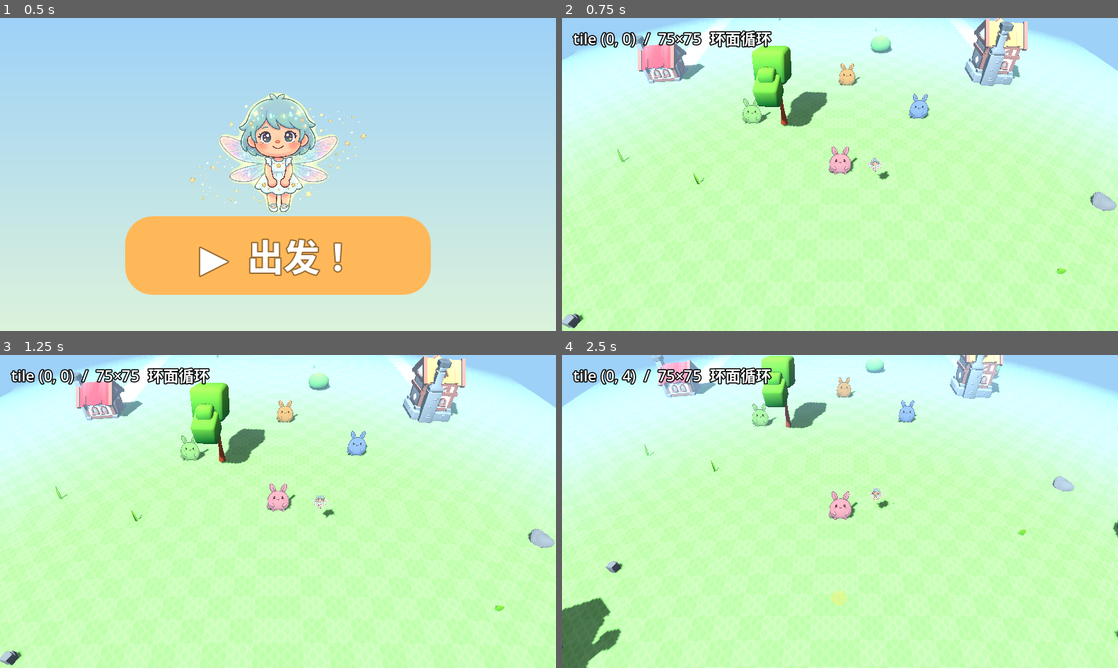
Above: before the commit, frames 1-4 (two rows, left to right).
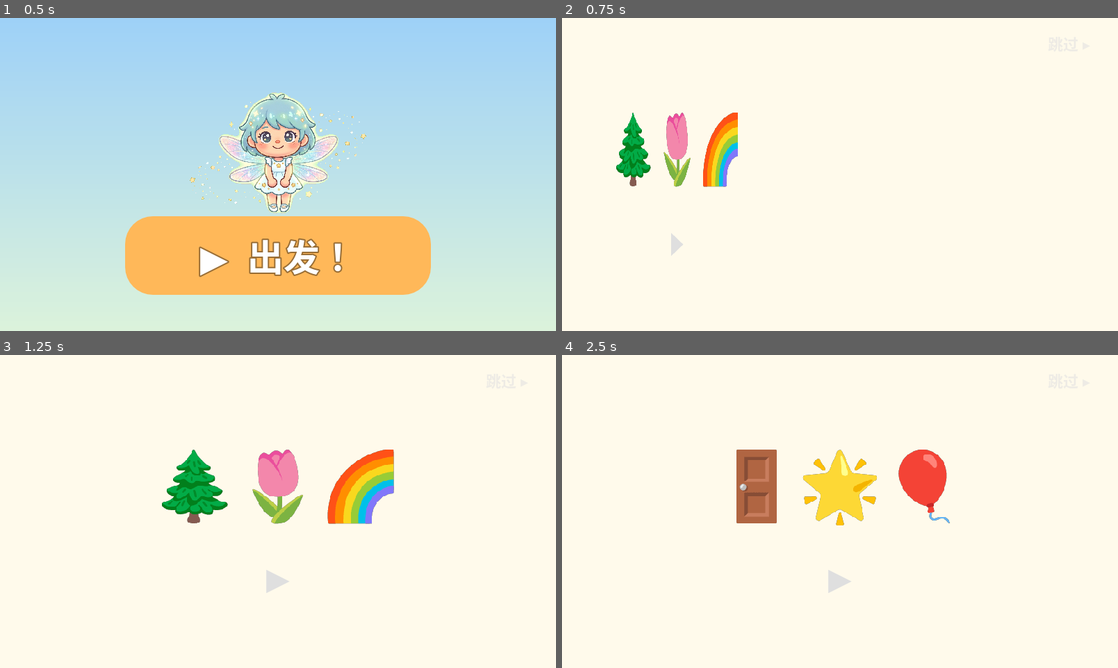
Above: after the commit, the same moments.

Repository: hoveychen/maliang
Game: Godot game, scene res://menu.tscn
The game is run twice, just before and just after one commit, with the same random seed, the same clock (stepped at 60 frames per second) and the same inputs.
Inputs (mouse positions are in pixels of both pictures, inside the frame that each line leads up to):
- Up to frame 1 (0.5 s): no input
- Up to frame 2 (0.75 s): click "▶ 出发！" at 0.5 s
- Up to frame 3 (1.25 s): no input
- Up to frame 4 (2.5 s): click (840, 580) at 1.25 s, where only the run after the commit has a clickable "▶"; click (840, 636) at 2 s, where only the run after the commit has a clickable "▶"

Frame 1 is identical in both runs. In frame 2, 99% of the frame differs, in the area x 0-100%, y 0-100%; in frame 3, 99%; in frame 4, 99%.

Commit message:
feat(onboarding): 童话书 UI 框架——声明式 PAGES 驱动(故事/问题/intro/generate 四种页型),绕书脊翻页动画,故事页旁白结束自动翻页,问题页大图标选项(颜色题用色块不依赖 emoji)+选中弹跳反馈,答案落 PlayerProfile;菜单出发改进绘本;跳过按钮;视觉测试全流程 4 断言全过

Diff:
--- /dev/null
+++ b/onboarding.tscn
@@ -0,0 +1,9 @@
+[gd_scene load_steps=2 format=3]
+
+[ext_resource type="Script" path="res://scripts/onboarding.gd" id="1"]
+
+[node name="Onboarding" type="Control"]
+anchors_preset = 15
+anchor_right = 1.0
+anchor_bottom = 1.0
+script = ExtResource("1")
--- a/scripts/menu.gd
+++ b/scripts/menu.gd
@@ -105,8 +105,7 @@
 		_fairy.offset_bottom = _fairy_base_y + 178.0 + off
 
 func _on_start() -> void:
-	# TODO(P7)：接入童话书 onboarding 后改为 res://onboarding.tscn
-	get_tree().change_scene_to_file("res://main.tscn")
+	get_tree().change_scene_to_file("res://onboarding.tscn")
 
 func _on_continue() -> void:
 	get_tree().change_scene_to_file("res://main.tscn")
--- /dev/null
+++ b/scripts/onboarding.gd
@@ -0,0 +1,271 @@
+extends Control
+## 童话书 onboarding：翻页绘本讲故事 + 图标问题 + 自我介绍 + 形象生成。
+## 面向 3 岁小朋友：不依赖文字——大图标演出 + 预制 TTS 旁白（assets/voice/onboarding/）。
+## 页面由 PAGES 声明式驱动；answers 收集到 PlayerProfile。
+## kind: story(讲故事,点击/旁白结束后翻页) | question(图标选项) | intro(ASR 自我介绍,P5)
+##       | generate(形象生成确认,P6)
+
+const VOICE_DIR := "res://assets/voice/onboarding"
+const FLIP_TIME := 0.35
+
+## 问题选项 value 直接入档案；icon 为超大演出图标（Android 需真机验 emoji 渲染，见 P8）。
+const PAGES := [
+	{ "id": "story_1", "kind": "story", "icons": "🌲🌷🌈", "voice": "ob_story_1" },
+	{ "id": "story_2", "kind": "story", "icons": "🧚🖌️✨", "voice": "ob_story_2", "fairy": true },
+	{ "id": "story_3", "kind": "story", "icons": "🚪🌟🎈", "voice": "ob_story_3" },
+	{ "id": "q_gender", "kind": "question", "field": "gender", "voice": "ob_q_gender", "options": [
+		{ "icon": "👦", "value": "boy", "voice": "ob_opt_boy" },
+		{ "icon": "👧", "value": "girl", "voice": "ob_opt_girl" },
+	] },
+	{ "id": "q_color", "kind": "question", "field": "color", "voice": "ob_q_color", "options": [
+		{ "icon": "", "value": "红色", "voice": "ob_opt_red", "color": Color(0.94, 0.35, 0.35) },
+		{ "icon": "", "value": "蓝色", "voice": "ob_opt_blue", "color": Color(0.35, 0.55, 0.94) },
+		{ "icon": "", "value": "黄色", "voice": "ob_opt_yellow", "color": Color(0.98, 0.83, 0.3) },
+		{ "icon": "", "value": "绿色", "voice": "ob_opt_green", "color": Color(0.42, 0.82, 0.45) },
+	] },
+	{ "id": "q_likes", "kind": "question", "field": "likes", "voice": "ob_q_likes", "options": [
+		{ "icon": "🐰", "value": "小兔子", "voice": "ob_opt_rabbit" },
+		{ "icon": "🐱", "value": "小猫", "voice": "ob_opt_cat" },
+		{ "icon": "🐶", "value": "小狗", "voice": "ob_opt_dog" },
+		{ "icon": "🦖", "value": "小恐龙", "voice": "ob_opt_dino" },
+	] },
+	{ "id": "q_interest", "kind": "question", "field": "interest", "voice": "ob_q_interest", "options": [
+		{ "icon": "🎨", "value": "画画", "voice": "ob_opt_draw" },
+		{ "icon": "⚽", "value": "踢球", "voice": "ob_opt_ball" },
+		{ "icon": "🎵", "value": "唱歌", "voice": "ob_opt_sing" },
+		{ "icon": "📚", "value": "听故事", "voice": "ob_opt_story" },
+	] },
+	{ "id": "intro", "kind": "intro", "voice": "ob_intro_ask" },
+	{ "id": "generate", "kind": "generate", "voice": "ob_generating" },
+]
+
+var answers: Dictionary = {}
+var page_idx := -1
+var _page: Control = null          ## 当前页容器（翻页时旧页被收走）
+var _book: PanelContainer
+var _voice: AudioStreamPlayer
+var _flipping := false
+var _story_auto_t := 0.0           ## story 页自动翻页倒计时（旁白结束后）
+
+func _ready() -> void:
+	_setup_background()
+	_setup_book()
+	_voice = AudioStreamPlayer.new()
+	add_child(_voice)
+	_setup_skip()
+	_next_page()
+
+func _setup_background() -> void:
+	var bg := TextureRect.new()
+	var grad := Gradient.new()
+	grad.colors = PackedColorArray([Color(0.55, 0.72, 0.92), Color(0.92, 0.88, 0.78)])
+	var tex := GradientTexture2D.new()
+	tex.gradient = grad
+	tex.fill_from = Vector2(0.0, 0.0)
+	tex.fill_to = Vector2(0.0, 1.0)
+	bg.texture = tex
+	bg.set_anchors_preset(Control.PRESET_FULL_RECT)
+	add_child(bg)
+
+func _setup_book() -> void:
+	_book = PanelContainer.new()
+	var style := StyleBoxFlat.new()
+	style.bg_color = Color(1.0, 0.98, 0.92) # 米色书页
+	style.set_corner_radius_all(28)
+	style.set_content_margin_all(28.0)
+	style.shadow_color = Color(0.2, 0.25, 0.3, 0.35)
+	style.shadow_size = 18
+	_book.add_theme_stylebox_override("panel", style)
+	_book.set_anchors_preset(Control.PRESET_CENTER)
+	_book.offset_left = -520.0
+	_book.offset_right = 520.0
+	_book.offset_top = -300.0
+	_book.offset_bottom = 300.0
+	add_child(_book)
+
+func _setup_skip() -> void:
+	# 家长用的小跳过按钮（右上角，半透明不抢戏）
+	var skip := Button.new()
+	skip.text = "跳过 ▸"
+	skip.add_theme_font_size_override("font_size", 22)
+	skip.modulate = Color(1, 1, 1, 0.55)
+	skip.flat = true
+	skip.set_anchors_preset(Control.PRESET_TOP_RIGHT)
+	skip.offset_left = -140.0
+	skip.offset_top = 16.0
+	skip.offset_bottom = 56.0
+	skip.pressed.connect(_finish)
+	add_child(skip)
+
+# ── 翻页与页面渲染 ─────────────────────────────────────────────────────────
+
+func _next_page() -> void:
+	if _flipping:
+		return
+	if page_idx + 1 >= PAGES.size():
+		_finish()
+		return
+	page_idx += 1
+	_flip_to(_build_page(PAGES[page_idx]))
+
+## 书页翻转：旧页横向压扁（绕左脊）→ 新页展开。
+func _flip_to(next_page: Control) -> void:
+	_flipping = true
+	var old := _page
+	_page = next_page
+	if old != null:
+		var tw := create_tween()
+		tw.tween_property(old, "scale:x", 0.0, FLIP_TIME).set_ease(Tween.EASE_IN)
+		tw.tween_callback(old.queue_free)
+	next_page.scale.x = 0.0
+	_book.add_child(next_page)
+	var tw2 := create_tween()
+	tw2.tween_interval(FLIP_TIME if old != null else 0.0)
+	tw2.tween_property(next_page, "scale:x", 1.0, FLIP_TIME).set_ease(Tween.EASE_OUT)
+	tw2.tween_callback(func() -> void:
+		_flipping = false
+		_on_page_shown(PAGES[page_idx]))
+
+func _build_page(p: Dictionary) -> Control:
+	var box := VBoxContainer.new()
+	box.alignment = BoxContainer.ALIGNMENT_CENTER
+	box.add_theme_constant_override("separation", 30)
+	box.pivot_offset = Vector2(0.0, 300.0) # 绕左脊翻
+	match String(p["kind"]):
+		"story": _build_story(box, p)
+		"question": _build_question(box, p)
+		"intro": _build_intro(box, p)
+		"generate": _build_generate(box, p)
+	return box
+
+func _build_story(box: VBoxContainer, p: Dictionary) -> void:
+	if p.get("fairy", false):
+		var img := TextureRect.new()
+		img.texture = load("res://assets/fairy.png")
+		img.expand_mode = TextureRect.EXPAND_IGNORE_SIZE
+		img.stretch_mode = TextureRect.STRETCH_KEEP_ASPECT_CENTERED
+		img.custom_minimum_size = Vector2(300.0, 205.0)
+		img.size_flags_horizontal = Control.SIZE_SHRINK_CENTER
+		box.add_child(img)
+	var icons := Label.new()
+	icons.text = String(p.get("icons", "✨"))
+	icons.horizontal_alignment = HORIZONTAL_ALIGNMENT_CENTER
+	icons.add_theme_font_size_override("font_size", 120 if not p.get("fairy", false) else 72)
+	box.add_child(icons)
+	var hint := Button.new()
+	hint.text = "▶"
+	hint.add_theme_font_size_override("font_size", 44)
+	hint.flat = true
+	hint.size_flags_horizontal = Control.SIZE_SHRINK_CENTER
+	hint.pressed.connect(_next_page)
+	box.add_child(hint)
+
+func _build_question(box: VBoxContainer, p: Dictionary) -> void:
+	var q := Label.new()
+	q.text = "❓"
+	q.horizontal_alignment = HORIZONTAL_ALIGNMENT_CENTER
+	q.add_theme_font_size_override("font_size", 64)
+	box.add_child(q)
+	var row := HBoxContainer.new()
+	row.alignment = BoxContainer.ALIGNMENT_CENTER
+	row.add_theme_constant_override("separation", 36)
+	row.size_flags_horizontal = Control.SIZE_SHRINK_CENTER
+	for opt in (p["options"] as Array):
+		row.add_child(_option_button(p, opt as Dictionary))
+	box.add_child(row)
+
+## 图标大按钮：emoji 或纯色圆角块（颜色题用色块，不依赖 emoji 渲染）。
+func _option_button(p: Dictionary, opt: Dictionary) -> Button:
+	var b := Button.new()
+	b.custom_minimum_size = Vector2(170.0, 170.0)
+	b.text = String(opt.get("icon", ""))
+	b.add_theme_font_size_override("font_size", 96)
+	var style := StyleBoxFlat.new()
+	style.bg_color = opt.get("color", Color(0.96, 0.93, 0.85))
+	style.set_corner_radius_all(32)
+	b.add_theme_stylebox_override("normal", style)
+	var hover := style.duplicate() as StyleBoxFlat
+	hover.bg_color = (style.bg_color as Color).lightened(0.12)
+	b.add_theme_stylebox_override("hover", hover)
+	b.add_theme_stylebox_override("pressed", hover)
+	b.pressed.connect(func() -> void: _on_option(p, opt, b))
+	return b
+
+func _on_option(p: Dictionary, opt: Dictionary, btn: Button) -> void:
+	if _flipping:
+		return
+	answers[String(p["field"])] = String(opt["value"])
+	_play(String(opt.get("voice", "")))
+	# 选中反馈：弹一下再翻页
+	btn.pivot_offset = btn.size * 0.5
+	var tw := create_tween()
+	tw.tween_property(btn, "scale", Vector2(1.18, 1.18), 0.12)
+	tw.tween_property(btn, "scale", Vector2.ONE, 0.12)
+	tw.tween_interval(0.5)
+	tw.tween_callback(_next_page)
+
+## P5 接入 ASR 自我介绍；框架阶段直接提供跳过点继续。
+func _build_intro(box: VBoxContainer, _p: Dictionary) -> void:
+	var mic := Label.new()
+	mic.text = "🎤"
+	mic.horizontal_alignment = HORIZONTAL_ALIGNMENT_CENTER
+	mic.add_theme_font_size_override("font_size", 120)
+	box.add_child(mic)
+	var next := Button.new()
+	next.text = "▶"
+	next.add_theme_font_size_override("font_size", 44)
+	next.flat = true
+	next.size_flags_horizontal = Control.SIZE_SHRINK_CENTER
+	next.pressed.connect(_next_page)
+	box.add_child(next)
+
+## P6 接入形象生成确认；框架阶段直接提供跳过点继续。
+func _build_generate(box: VBoxContainer, _p: Dictionary) -> void:
+	var wand := Label.new()
+	wand.text = "🪄✨"
+	wand.horizontal_alignment = HORIZONTAL_ALIGNMENT_CENTER
+	wand.add_theme_font_size_override("font_size", 120)
+	box.add_child(wand)
+	var next := Button.new()
+	next.text = "▶"
+	next.add_theme_font_size_override("font_size", 44)
+	next.flat = true
+	next.size_flags_horizontal = Control.SIZE_SHRINK_CENTER
+	next.pressed.connect(_next_page)
+	box.add_child(next)
+
+# ── 旁白与推进 ────────────────────────────────────────────────────────────
+
+func _on_page_shown(p: Dictionary) -> void:
+	var dur := _play(String(p.get("voice", "")))
+	if String(p["kind"]) == "story":
+		_story_auto_t = maxf(dur, 0.5) + 1.2 # 旁白讲完停 1.2s 自动翻页
+
+func _process(delta: float) -> void:
+	if _story_auto_t > 0.0 and not _flipping:
+		_story_auto_t -= delta
+		if _story_auto_t <= 0.0 and page_idx >= 0 and String(PAGES[page_idx]["kind"]) == "story":
+			_next_page()
+
+## 播预制旁白，返回音频时长（缺文件返回 0，静默继续——音频由 P4 批量生成）。
+func _play(id: String) -> float:
+	if id.is_empty():
+		return 0.0
+	if not ResourceLoader.exists("%s/%s.wav" % [VOICE_DIR, id]):
+		return 0.0
+	var stream: AudioStream = load("%s/%s.wav" % [VOICE_DIR, id])
+	if stream == null:
+		return 0.0
+	_voice.stop()
+	_voice.stream = stream
+	_voice.play()
+	return stream.get_length()
+
+func _finish() -> void:
+	# 保存已收集的答案（名字/形象由 P5/P6 补全）
+	var profile := PlayerProfile.load_profile()
+	for k in answers:
+		profile[k] = answers[k]
+	profile["created_at"] = Time.get_datetime_string_from_system()
+	PlayerProfile.save_profile(profile)
+	get_tree().change_scene_to_file("res://main.tscn")
--- /dev/null
+++ b/test/test_visual_onboarding.gd
@@ -0,0 +1,63 @@
+extends SceneTree
+## 童话书框架验证：故事页自动翻页(无音频时 ~1.7s)、问题页点选项记录答案并翻页、
+## 全部问题答完(intro/generate 框架期点▶跳过)后落盘档案并切世界场景。
+## 运行: MALIANG_API_BASE=http://127.0.0.1:1 godot --write-movie screenshots/ob/f.png \
+##       --fixed-fps 10 --quit-after 180 --script res://test/test_visual_onboarding.gd
+
+var ob: Node
+var frame := 0
+var fails := 0
+var done := false
+
+func _initialize() -> void:
+	PlayerProfile.clear()
+	ob = load("res://onboarding.tscn").instantiate()
+	root.add_child(ob)
+	process_frame.connect(_tick)
+
+func _tick() -> void:
+	frame += 1
+	if done:
+		return
+	# 每帧机会主义推进：问题页点第 2 个选项;intro/generate 页点 ▶
+	if frame % 5 == 0 and ob.is_inside_tree():
+		var idx: int = ob.get("page_idx")
+		if idx >= 0:
+			var p: Dictionary = (ob.get("PAGES") as Array)[idx]
+			match String(p["kind"]):
+				"question":
+					var btns: Array[Node] = ob.find_children("*", "Button", true, false)
+					var opts: Array = []
+					for b in btns:
+						if (b as Button).custom_minimum_size.x > 100.0:
+							opts.append(b)
+					if opts.size() >= 2:
+						(opts[1] as Button).emit_signal("pressed")
+				"intro", "generate":
+					for b in ob.find_children("*", "Button", true, false):
+						if (b as Button).text == "▶":
+							(b as Button).emit_signal("pressed")
+							break
+	# 场景被替换成世界 = 完成
+	if current_scene != null and current_scene.name == "World":
+		done = true
+		var prof := PlayerProfile.load_profile()
+		_check("profile gender saved", prof.get("gender", ""), "girl")
+		_check("profile color saved", prof.get("color", ""), "蓝色")
+		_check("profile likes saved", prof.get("likes", ""), "小猫")
+		_check("profile interest saved", prof.get("interest", ""), "踢球")
+		if fails == 0:
+			print("visual_onboarding PASS")
+		else:
+			printerr("visual_onboarding FAILED: %d" % fails)
+		return
+	if frame >= 175:
+		done = true
+		printerr("visual_onboarding FAILED: 没有在时限内走完流程 (page_idx=%s)" % str(ob.get("page_idx")))
+
+func _check(name: String, got: Variant, want: Variant) -> void:
+	if got == want:
+		print("  ok %s" % name)
+		return
+	fails += 1
+	printerr("  FAIL %s: got %s want %s" % [name, str(got), str(want)])
Not shown, added: scripts/onboarding.gd.uid
Not shown, added: test/test_visual_onboarding.gd.uid
